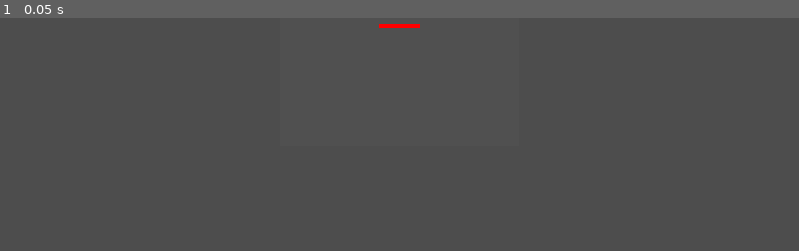
Above: before the commit, frame 1.
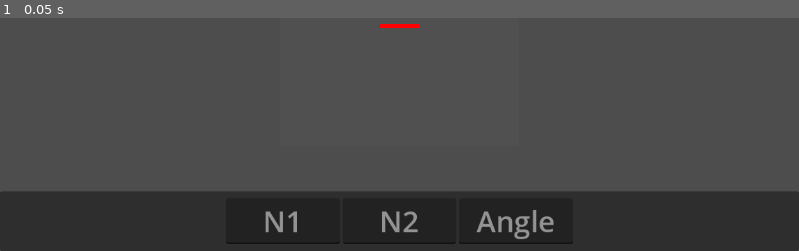
Above: after the commit, the same moment.

Repository: LuGar54/OndesElectroVis
Game: Godot game, scene res://interface.tscn
The game is run twice, just before and just after one commit, with the same random seed, the same clock (stepped at 60 frames per second) and the same inputs.
Inputs:
- Up to frame 1 (0.05 s): no input

The runs differ from the first frame. In frame 1, 25% of the frame differs, in the area x 0-100%, y 74-100%.

Commit message:
implemented n1, n2 and angle. Only in parallel pol

Diff:
--- a/ondes-electro-vis/interface.tscn
+++ b/ondes-electro-vis/interface.tscn
@@ -1,9 +1,28 @@
-[gd_scene load_steps=9 format=3 uid="uid://cbg43cvidifpb"]
+[gd_scene load_steps=12 format=3 uid="uid://cbg43cvidifpb"]
 
 [ext_resource type="Script" path="res://scripts/camera_controller.gd" id="1_l21o3"]
+[ext_resource type="Script" path="res://scripts/incident.gd" id="2_hojcc"]
 [ext_resource type="Material" uid="uid://ooc4d83fck1h" path="res://materials/IncidentMat.tres" id="2_mrkfb"]
 [ext_resource type="Script" path="res://scripts/transmitted.gd" id="3_ebqh8"]
 [ext_resource type="Material" uid="uid://c3iyn2xnwpnxu" path="res://materials/TransmittedMat.tres" id="3_uux5p"]
+
+[sub_resource type="Theme" id="Theme_y7a5j"]
+default_font_size = 42
+
+[sub_resource type="GDScript" id="GDScript_vn5l4"]
+script/source = "extends LineEdit
+
+var n_1: float = 1
+
+# Called when the node enters the scene tree for the first time.
+func _ready() -> void:
+	pass # Replace with function body.
+
+
+# Called every frame. 'delta' is the elapsed time since the previous frame.
+func _process(delta: float) -> void:
+	pass
+"
 
 [sub_resource type="StandardMaterial3D" id="StandardMaterial3D_quh4h"]
 transparency = 1
@@ -22,6 +41,45 @@
 
 [node name="Node3D" type="Node3D"]
 
+[node name="PanelContainer" type="PanelContainer" parent="."]
+anchors_preset = 12
+anchor_top = 1.0
+anchor_right = 1.0
+anchor_bottom = 1.0
+offset_top = -31.0
+grow_horizontal = 2
+grow_vertical = 0
+
+[node name="MarginContainer" type="MarginContainer" parent="PanelContainer"]
+layout_mode = 2
+theme_override_constants/margin_left = 10
+theme_override_constants/margin_top = 10
+theme_override_constants/margin_right = 10
+theme_override_constants/margin_bottom = 10
+
+[node name="HBoxContainer" type="HBoxContainer" parent="PanelContainer/MarginContainer"]
+layout_mode = 2
+theme = SubResource("Theme_y7a5j")
+alignment = 1
+
+[node name="N1" type="LineEdit" parent="PanelContainer/MarginContainer/HBoxContainer"]
+layout_mode = 2
+theme_override_colors/font_color = Color(1, 0, 0, 1)
+placeholder_text = "N1"
+alignment = 1
+script = SubResource("GDScript_vn5l4")
+
+[node name="N2" type="LineEdit" parent="PanelContainer/MarginContainer/HBoxContainer"]
+layout_mode = 2
+theme_override_colors/font_color = Color(0, 1, 0, 1)
+placeholder_text = "N2"
+alignment = 1
+
+[node name="Angle" type="LineEdit" parent="PanelContainer/MarginContainer/HBoxContainer"]
+layout_mode = 2
+placeholder_text = "Angle"
+alignment = 1
+
 [node name="Interface" type="Node3D" parent="."]
 
 [node name="MeshInstance3D" type="MeshInstance3D" parent="Interface"]
@@ -37,6 +95,7 @@
 transform = Transform3D(1, 0, 0, 0, 1, 0, 0, 0, 1, 0, 0, 12.3103)
 
 [node name="Incident" type="Node3D" parent="."]
+script = ExtResource("2_hojcc")
 
 [node name="MeshInstance3D" type="MeshInstance3D" parent="Incident"]
 transform = Transform3D(1, 0, 0, 0, 0.1, 0, 0, 0, 5, 0, 0, 2.5)
@@ -48,3 +107,8 @@
 [node name="MeshInstance3D" type="MeshInstance3D" parent="Transmitted"]
 transform = Transform3D(1, 0, 0, 0, 0.1, 0, 0, 0, 5, 0, 0, -2.5)
 mesh = SubResource("BoxMesh_6yjg2")
+
+[connection signal="text_changed" from="PanelContainer/MarginContainer/HBoxContainer/N1" to="Transmitted" method="_on_n_1_text_changed"]
+[connection signal="text_changed" from="PanelContainer/MarginContainer/HBoxContainer/N2" to="Transmitted" method="_on_n_2_text_changed"]
+[connection signal="text_changed" from="PanelContainer/MarginContainer/HBoxContainer/Angle" to="Incident" method="_on_angle_text_changed"]
+[connection signal="text_changed" from="PanelContainer/MarginContainer/HBoxContainer/Angle" to="Transmitted" method="_on_angle_text_changed"]
--- /dev/null
+++ b/ondes-electro-vis/scripts/incident.gd
@@ -0,0 +1,15 @@
+extends Node3D
+
+
+# Called when the node enters the scene tree for the first time.
+func _ready() -> void:
+	pass # Replace with function body.
+
+
+# Called every frame. 'delta' is the elapsed time since the previous frame.
+func _process(delta: float) -> void:
+	pass
+
+
+func _on_angle_text_changed(new_text: String) -> void:
+	rotation.y = deg_to_rad(float(new_text))
--- a/ondes-electro-vis/scripts/transmitted.gd
+++ b/ondes-electro-vis/scripts/transmitted.gd
@@ -1,11 +1,48 @@
 extends Node3D
 
 
+var n1: float = 1
+var n2: float = 1
+var angle: float = 0
+var angle2: float = 0
+
+var incident: Node3D
+
 # Called when the node enters the scene tree for the first time.
 func _ready() -> void:
-	pass # Replace with function body.
+	incident = $Incident
 
 
 # Called every frame. 'delta' is the elapsed time since the previous frame.
 func _process(delta: float) -> void:
 	pass
+
+
+func _adjust_size() -> void:
+	angle2 = asin(n1/n2 * sin(angle))
+	rotation.y = angle2
+	scale.x = 2 * n2 * cos(angle)/(n2 * cos(angle2) + n1 * cos(angle))
+
+
+func _on_n_1_text_changed(new_text: String) -> void:
+	if new_text == "":
+		n1 = 1
+	else:
+		n1 = float(new_text)
+	_adjust_size()
+
+
+func _on_n_2_text_changed(new_text: String) -> void:
+	if new_text == "":
+		n2 = 1
+	else:
+		n2 = float(new_text)
+	_adjust_size()
+
+
+func _on_angle_text_changed(new_text: String) -> void:
+	#if float(new_text) > 90:
+		#new_text = "90"
+
+	angle = deg_to_rad(float(new_text))
+	_adjust_size()
